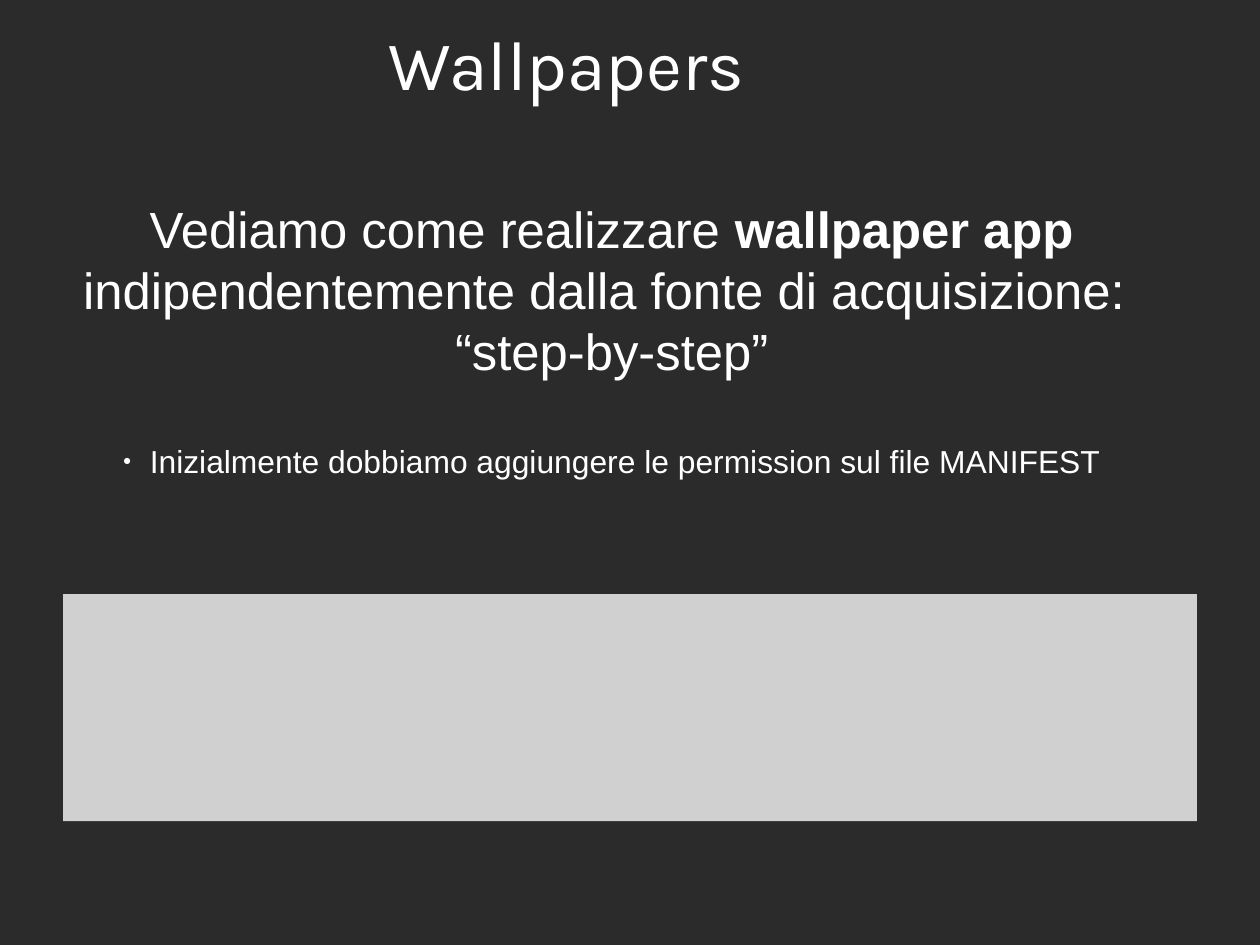
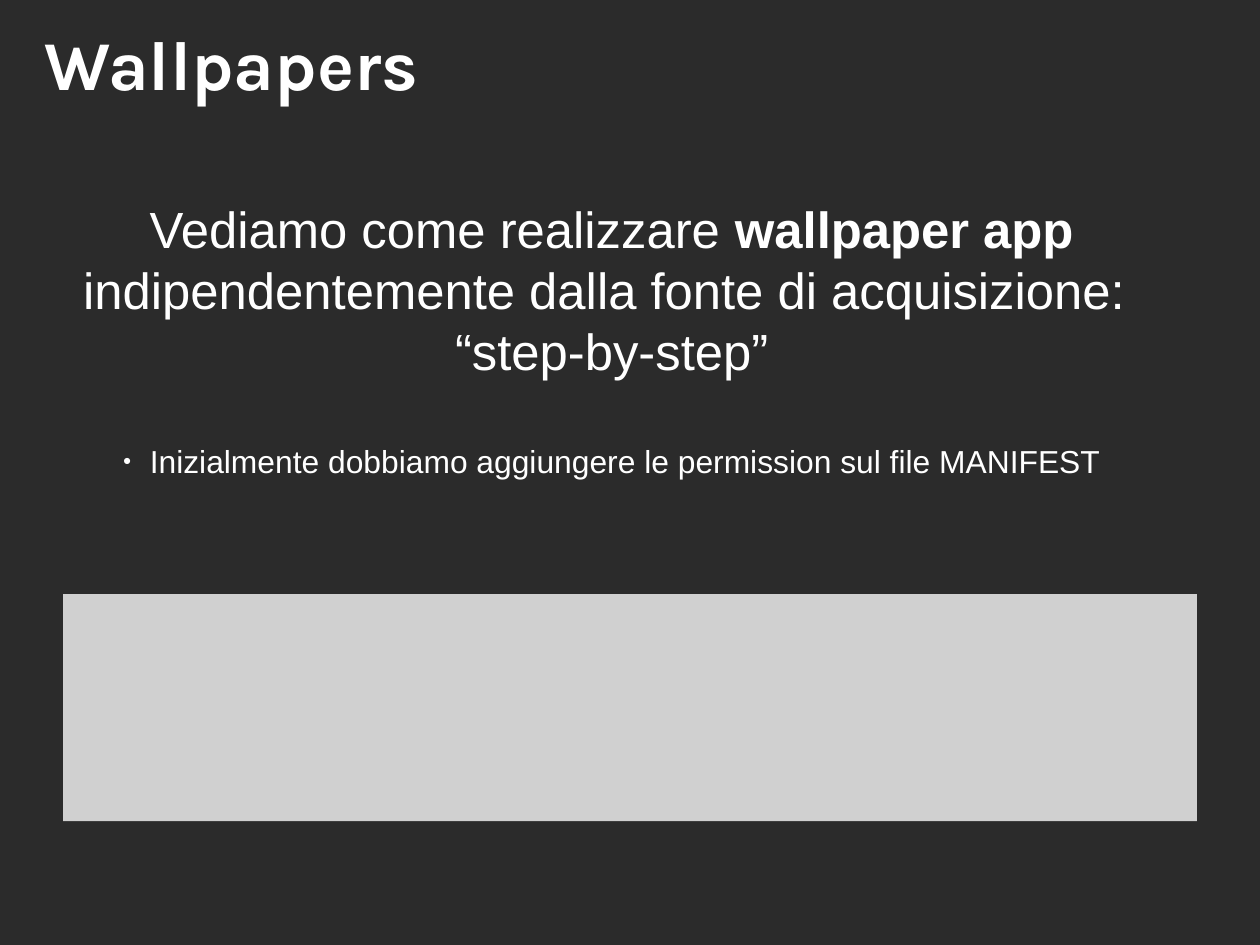
Before and after one commit to 0088024/Wallpaper_v4, a slide deck: slide 7 of ESONERO_WALLPAPERS_FPR-IOL2018.odp (slide 4 before the commit). Drawn at 1260x945 pixels with LibreOffice and Linux fonts; fonts in the diff are those of the drawing; grey boxes stand for pictures; background and template pictures are left out; a plain dark background stands for a picture behind light text. Boxes give left, top, right and bottom in pixels: in the first picture for what was removed or moved away, otherwise in the second. Text is boxed around its words. In the diff, an @@ line names an element or a change of style, - is before the commit and + after.

```diff
--- a/ESONERO_WALLPAPERS_FPR-IOL2018.odp
+++ b/ESONERO_WALLPAPERS_FPR-IOL2018.odp
@@ title "Wallpapers": place and size @@
-title "Wallpapers" at [389, 42, 745, 107]
+title "Wallpapers" at [45, 42, 419, 107]
@@ title "Wallpapers" at [45, 42, 419, 107]: bold on; alignment centre to left @@
```
Also in this commit, not shown: 3 other slides changed, 5 slides added.
